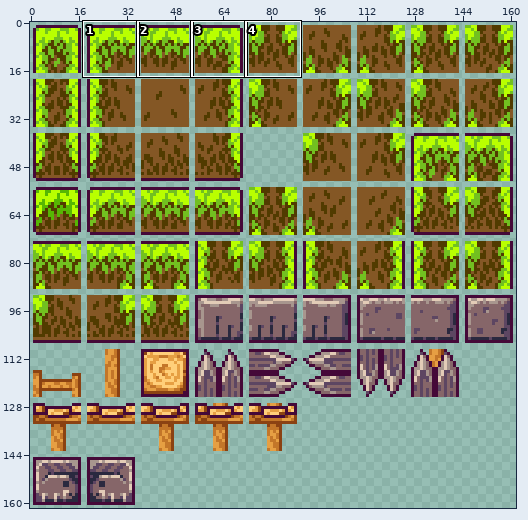
Sprite sheet, stored at img/tiles.png. The picture above shows the old version from afar; the outline marks the close-up.
Close-up. The starting point:
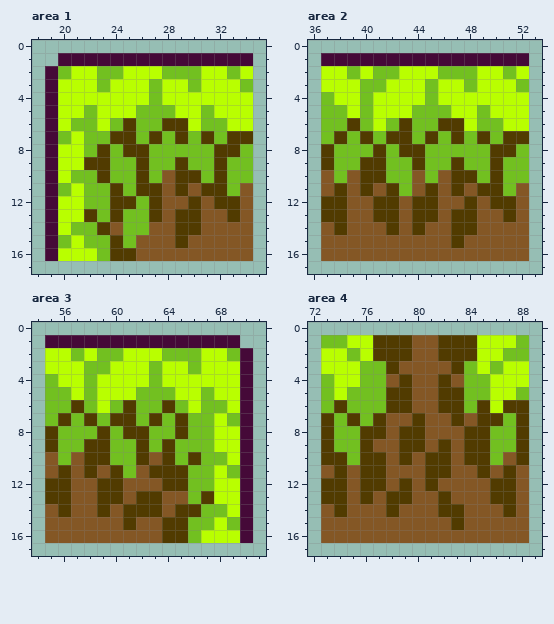
The file is 162x162 pixels. Shown: area 1: x 18..35, y 0..17; area 2: x 36..53, y 0..17; area 3: x 54..71, y 0..17; area 4: x 72..89, y 0..17. The commit also changed other parts of the picture, which this record leaves out.
Now the later version:
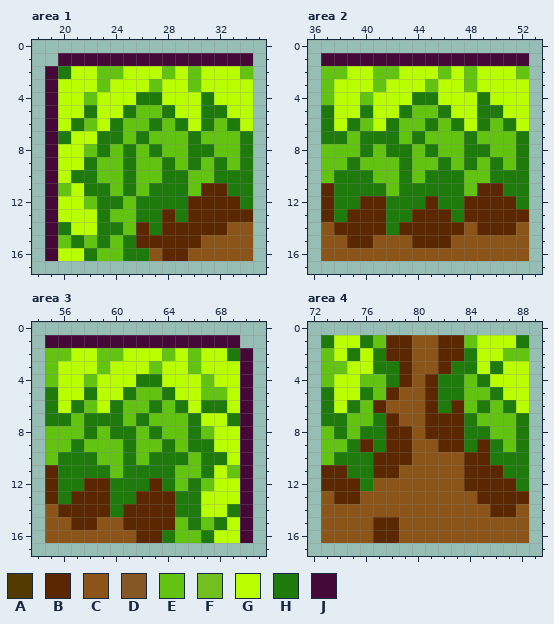
Palette (. is transparent): A #513b00  B #5b2700  C #8b5519  D #845725  E #62c310  F #72c020  G #b9ff00  H #1e7b0b  J #450938
Difference:
Changed rows in their new state; - is an unchanged pixel.
Area 1:
first column x 20:
 2 H--EE---EGE--GE
 3 ---E---E--E---G
 4 --E---HH---H---
 5 --H--HEEH--HH--
 6 -HE-HEEHEH-HEH-
 7 H-GHHEHEEEHEEEH
 8 --EHEHEHEEHHEEH
 9 --HEEHEEHEHEHEH
10 -HHEEHEEHHEEHHH
11 E-HHEHEHHHEBBHH
12 --EHHEHHHHBBBBH
13 --GHEEHHBHBBBBB
14 HGGHHEBHBBBBBCC
15 EHEHEHBBBBBCCCC
16 --HEEHHCBBCCCCC
Area 2:
first column x 37:
 2 EEG-EE---EGE--GE
 3 E--GE---E--E---G
 4 E--E---HH---H---
 5 HG-H--HEEH--HH--
 6 HGHE-HEEHEH-HEH-
 7 HHEHHHEHEEEHEEEH
 8 EEEHEHHEHEEHHEEH
 9 EEHEEEHEEHEHEHEH
10 EHHHEEHEHHHEEHHH
11 BHHHHEHHHHHEBBHH
12 BHHBBHHHBHHBBBBH
13 BHBBBHHBBBHBBBBB
14 CBBBBHBBBBBCBBBC
15 CCBBCCCBBBCCCCCC
16 CCCCCCCCCCCCCCCC
Area 3:
first column x 55:
 2 EEG-EE---EGE--H
 3 E--GE---E--E---
 4 E--E---HH---E--
 5 HG-H--HEEH--EE-
 6 HGHE-HEEHEH-HH-
 7 HHEHHHEHEEEHG-H
 8 EEEHEHHEHEEHE--
 9 EEHEEEHEEHEHH--
10 EHHHEEHEHHHEHH-
11 BHHHHEHHHHEEH-E
12 BHHBBHHHBHEHE--
13 BHBBBHHBBBHHG--
14 CBBBBHBBBBHHGGH
15 CCBBCCBBBBEHEHG
16 CCCCCCCBBHEEH--
Area 4:
first column x 73:
 1 HG-HEBBCCBBE---H
 2 E-H-HBBCCBBH--EE
 3 EE-GHHBCCBHH-H--
 4 E--EEHBCBHHEH---
 5 H-GHEBCCBHHEEH-G
 6 HGHEBCCCBHBEHEHG
 7 HHEEHBCCBBBHEEEH
 8 EHEHHBBCBBBHHEEH
 9 EEHBHBBCCBBHBHEH
10 EHHHBBBCCCCBBHHH
11 BBHHBBCCCCCBBBHH
12 BBBHCCCCCCCBBBBH
13 CBBCCCCCCCCCBBBB
14 CCCCCCCCCCCCCBBC
15 CCCCBBCCCCCCCCCC
16 CCCCBBCCCCCCCCCC
Boxes around the changes in both close-ups, in picture pixels (x1, y1, x2, y2):
changed: (58, 66, 253, 261)
changed: (321, 66, 529, 261)
changed: (45, 348, 240, 543)
changed: (321, 335, 529, 543)
